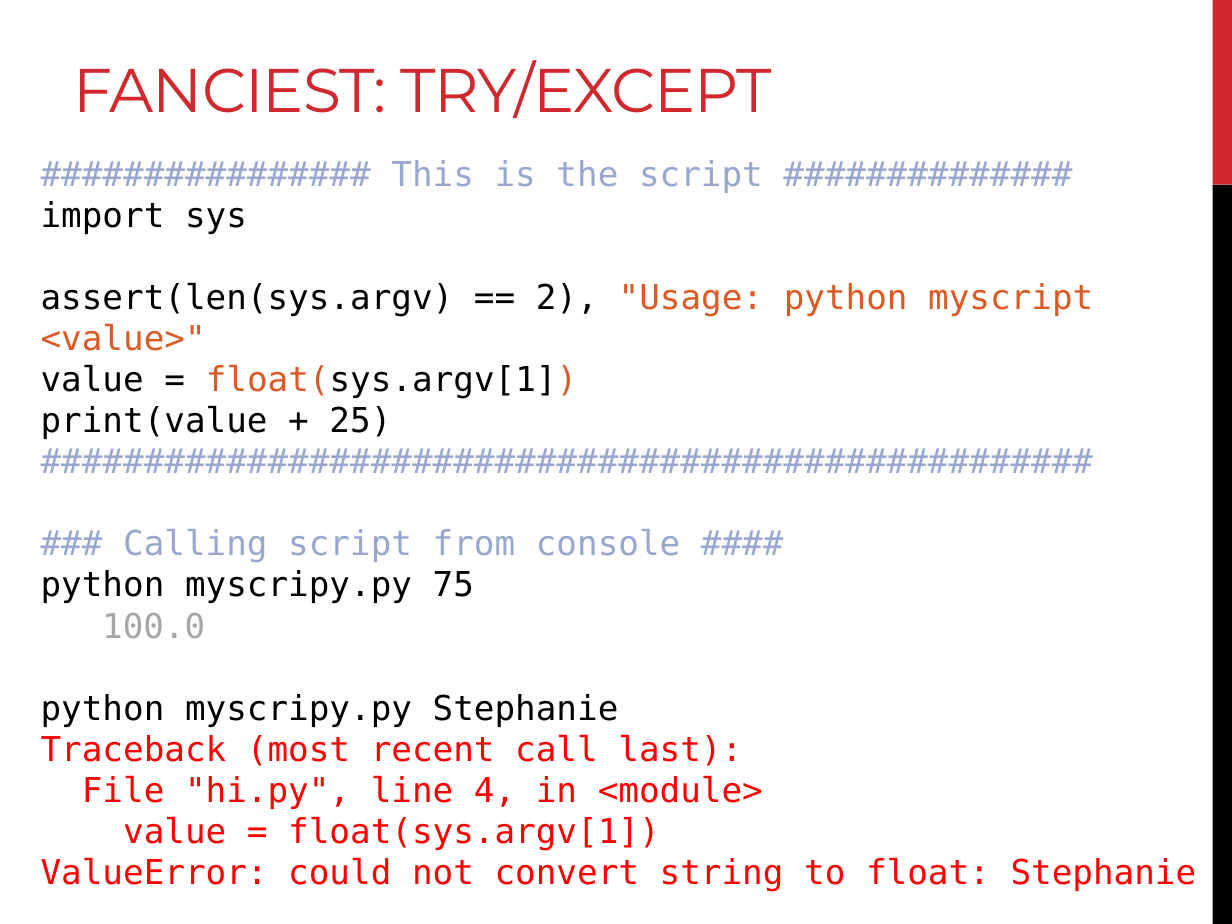
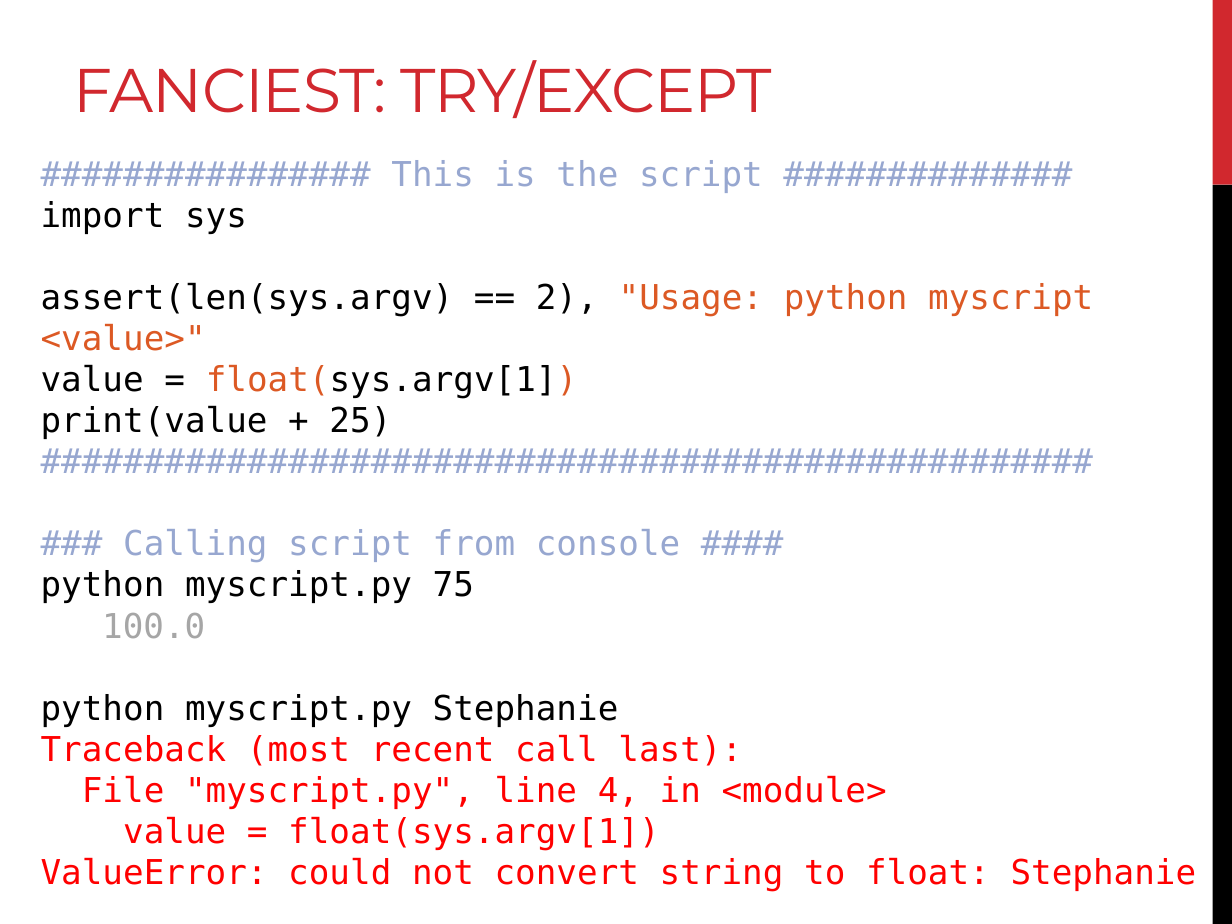
Before and after one commit to sjspielman/bdib2018_python, a slide deck: slide 52 of files/slides/slides_day4.pptx. Drawn at 1232x924 pixels with LibreOffice and Linux fonts; fonts in the diff are those of the drawing. Boxes give left, top, right and bottom in pixels: in the first picture for what was removed or moved away, otherwise in the second. Text is boxed around its words. In the diff, an @@ line names an element or a change of style, - is before the commit and + after.

```diff
--- a/files/slides/slides_day4.pptx
+++ b/files/slides/slides_day4.pptx
@@ text at [41,570,474,603]: text changed @@
-python myscripy.py 75
+python myscript.py 75
@@ text at [41,694,619,727]: text changed @@
-python myscripy.py Stephanie
+python myscript.py Stephanie
@@ text at [82,775,887,809]: text changed @@
-File "hi.py", line 4, in <module>
+File "myscript.py", line 4, in <module>
```
Also in this commit, not shown: 7 other slides changed, 1 other file.
